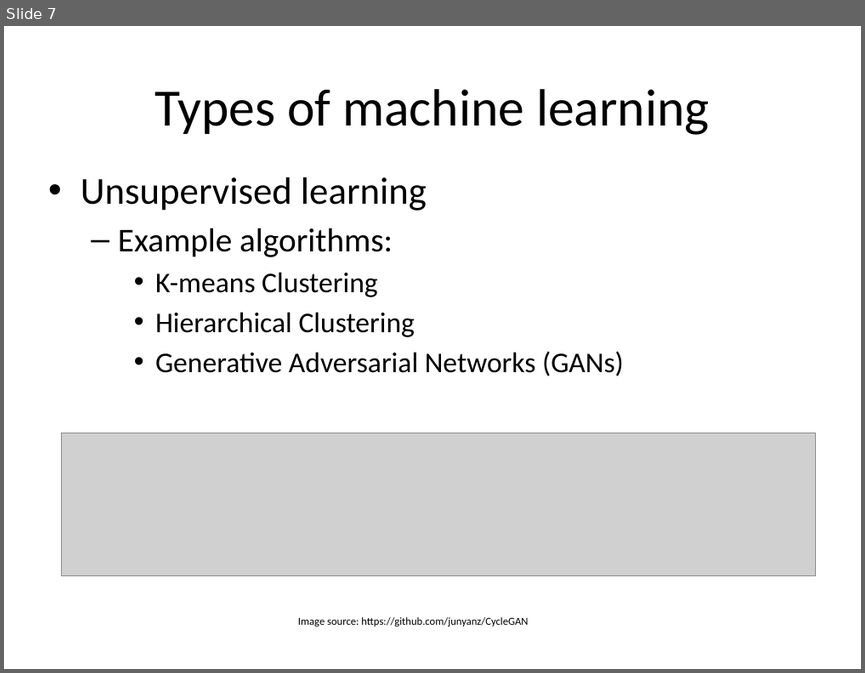
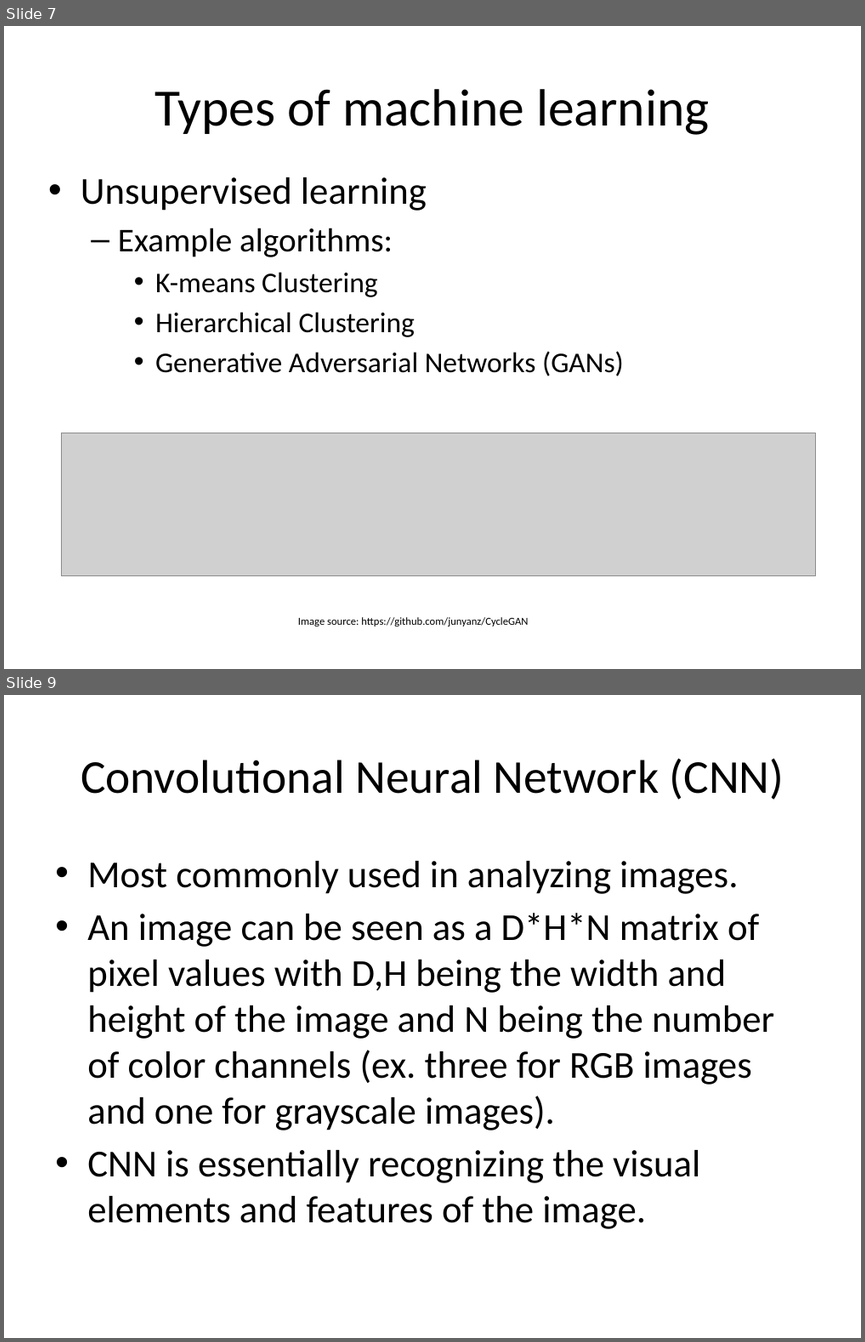
Before and after one commit to WendaZ/PyCharm_data, a slide deck: Machine Learning in Medical Imaging.pptx. Shown one above the other, each under a label of ours: slide 7 before the commit, slides 7 and 9 after it; the slides between them are not shown. The pictures are 865x673 and 865x1342 pixels, drawn with LibreOffice and Linux fonts; fonts in the diff are those of the drawing; grey boxes stand for pictures. Boxes give left, top, right and bottom in pixels: in the first picture for what was removed or moved away, otherwise in the second. Text is boxed around its words. In the diff, an @@ line names an element or a change of style, - is before the commit and + after.

```diff
--- a/Machine Learning in Medical Imaging.pptx
+++ b/Machine Learning in Medical Imaging.pptx
@@ slide 9 added at <box>4,695,861,1338</box>, background #FFFFFF @@
@@ title added at <box>80,758,784,800</box>, 39.6 pt, text #000000 @@
+Convolutional Neural Network (CNN)
@@ text added at <box>87,861,774,1229</box>, 32 pt, text #000000 @@
+• Most commonly used in analyzing images.
+• An image can be seen as a D*H*N matrix of pixel values with D,H being the width and height of the image and N being the number of color channels (ex. three for RGB images and one for grayscale images).
+• CNN is essentially recognizing the visual elements and features of the image.
```
Also in this commit, not shown: 5 slides changed, 6 other slides added.
